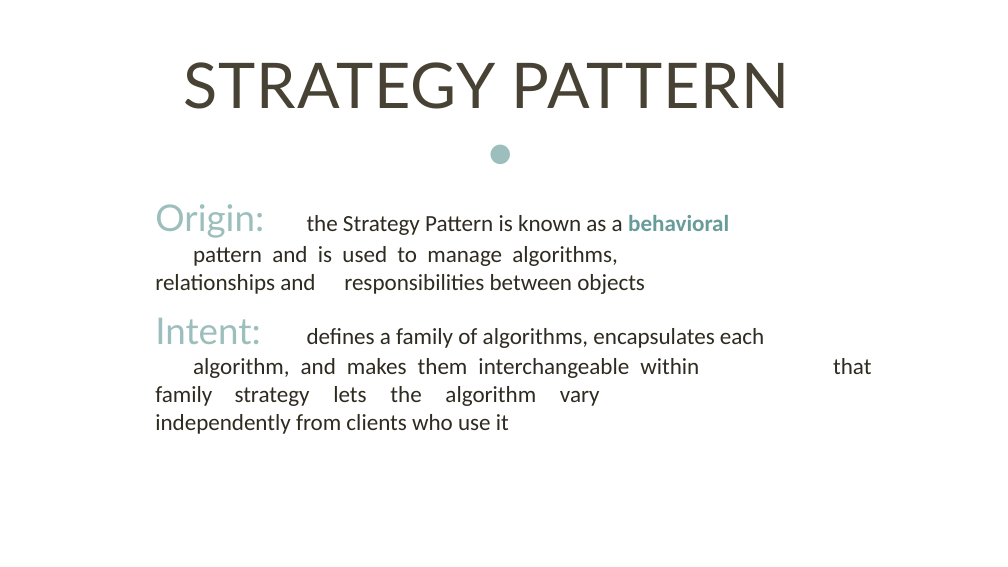
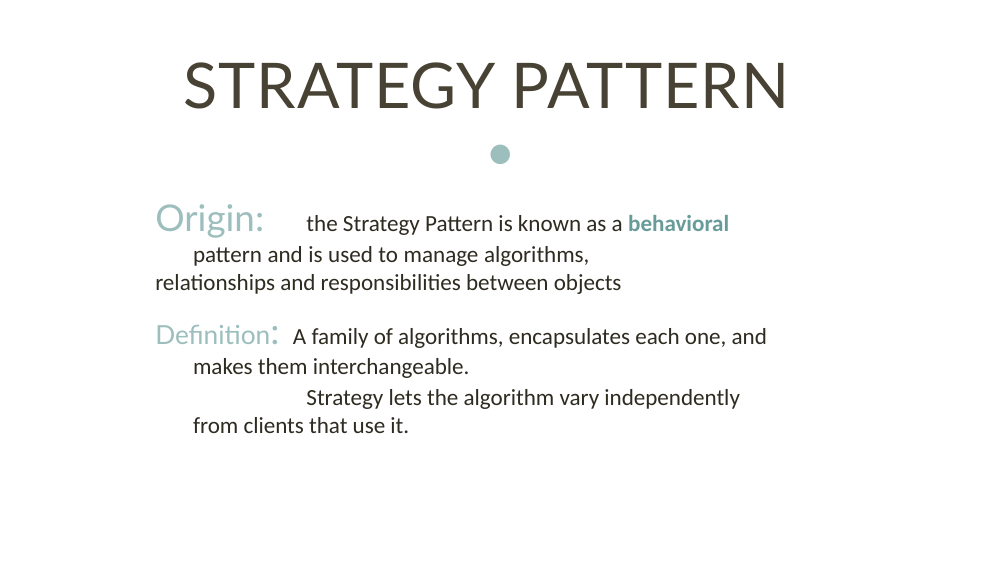
Before and after one commit to ntninh18/crossy-road, a slide deck: slide 4 of seminar/StrategyPattern.pptx (slide 11 before the commit). Drawn at 1008x567 pixels with LibreOffice and Linux fonts; fonts in the diff are those of the drawing. Boxes give left, top, right and bottom in pixels: in the first picture for what was removed or moved away, otherwise in the second. Text is boxed around its words. In the diff, an @@ line names an element or a change of style, - is before the commit and + after.

Commit message:
hoàn thành slide StrategyPattern

```diff
--- a/seminar/StrategyPattern.pptx
+++ b/seminar/StrategyPattern.pptx
@@ text at box(155, 325, 767, 433): text changed @@
-Intent: defines a family of algorithms, encapsulates each algorithm, and makes them interchangeable within that family strategy lets the algorithm vary independently from clients who use it
+Definition: A family of algorithms, encapsulates each one, and makes them interchangeable.
+Strategy lets the algorithm vary independently from clients that use it.
```
Also in this commit, not shown: 4 other slides changed, 8 slides added, 4 slides removed.
